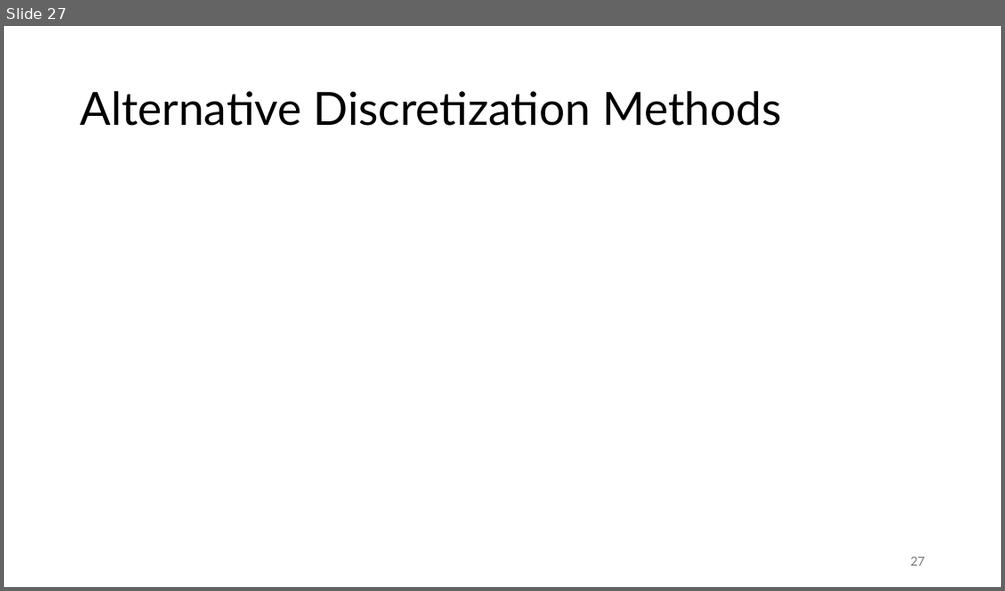
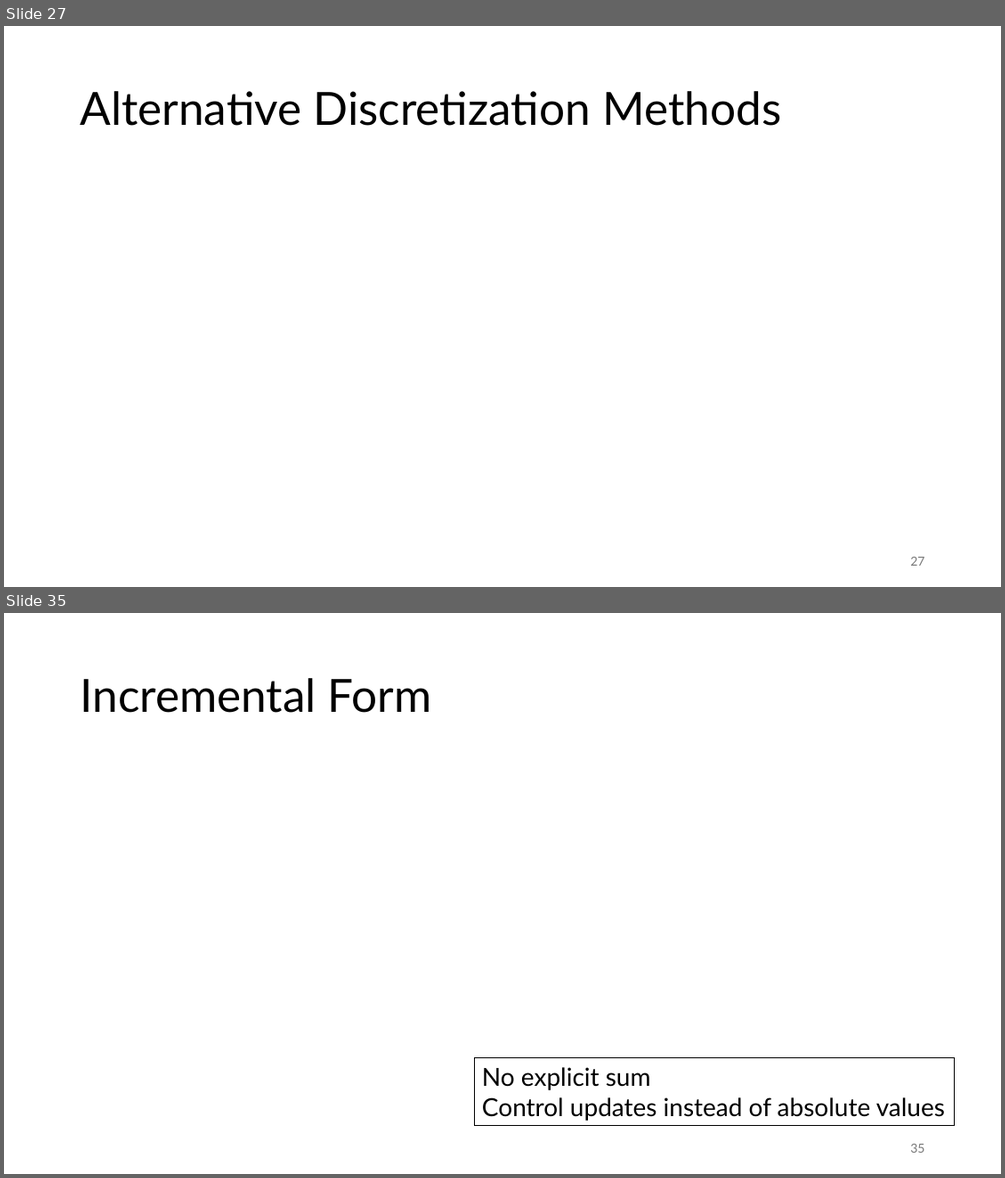
Before and after one commit to FelixWick/control_engineering, a slide deck: slides/6_discrete_controllers.pptx. Shown one above the other, each under a label of ours: slide 27 before the commit, slides 27 and 35 after it; the slides between them are not shown. The pictures are 1005x591 and 1005x1178 pixels, drawn with LibreOffice and Linux fonts; fonts in the diff are those of the drawing; grey boxes stand for pictures. Boxes give left, top, right and bottom in pixels: in the first picture for what was removed or moved away, otherwise in the second. Text is boxed around its words. In the diff, an @@ line names an element or a change of style, - is before the commit and + after.

```diff
--- a/slides/6_discrete_controllers.pptx
+++ b/slides/6_discrete_controllers.pptx
@@ slide 35 added at (4,613,1001,1174), background #FFFFFF @@
@@ title added at (80,678,432,713), 44 pt, text #000000 @@
+Incremental Form
@@ rectangle added at (474,1057,955,1126), outline #000000 0.75 pt, 24 pt, text #000000 @@
+No explicit sum
+Control updates instead of absolute values
@@ page number added at (910,1143,924,1152), 12 pt, text #797979 @@
+35
```
Also in this commit, not shown: 9 slides changed, 2 other slides added, 3 slides removed, 2 other files.
